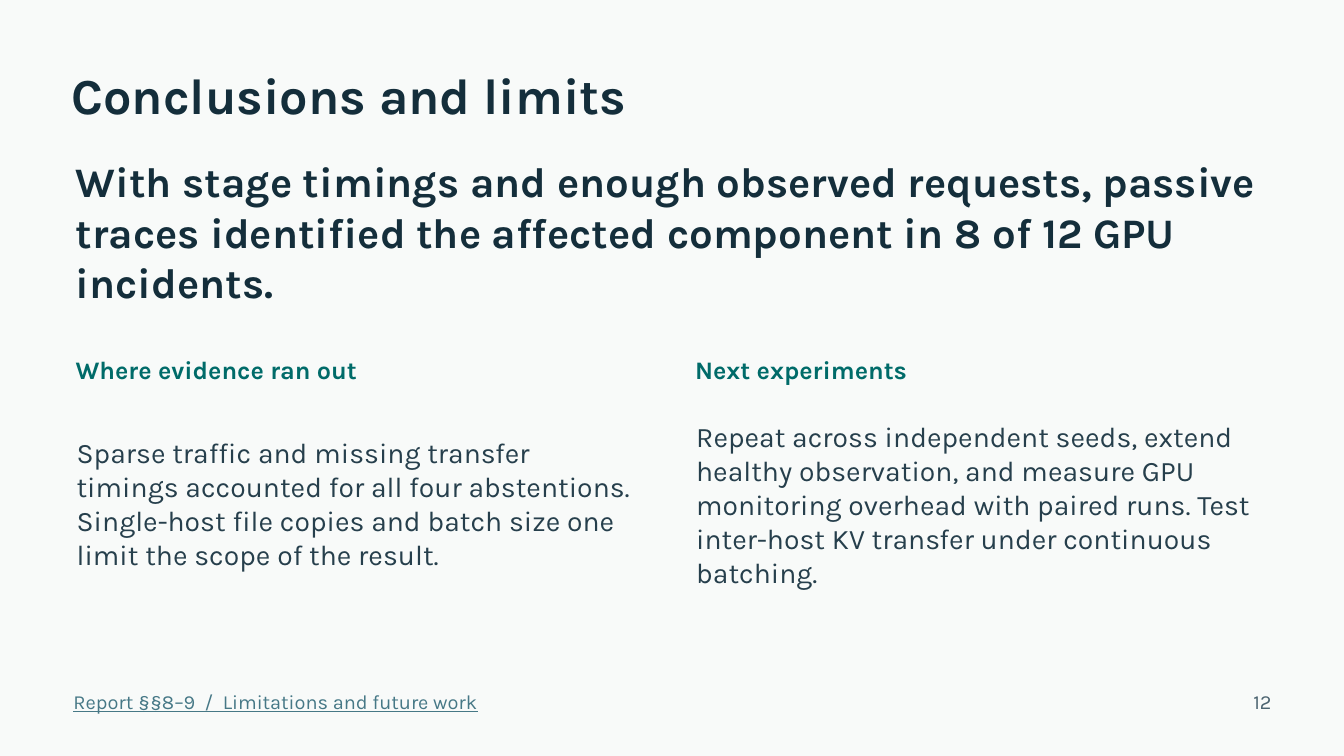
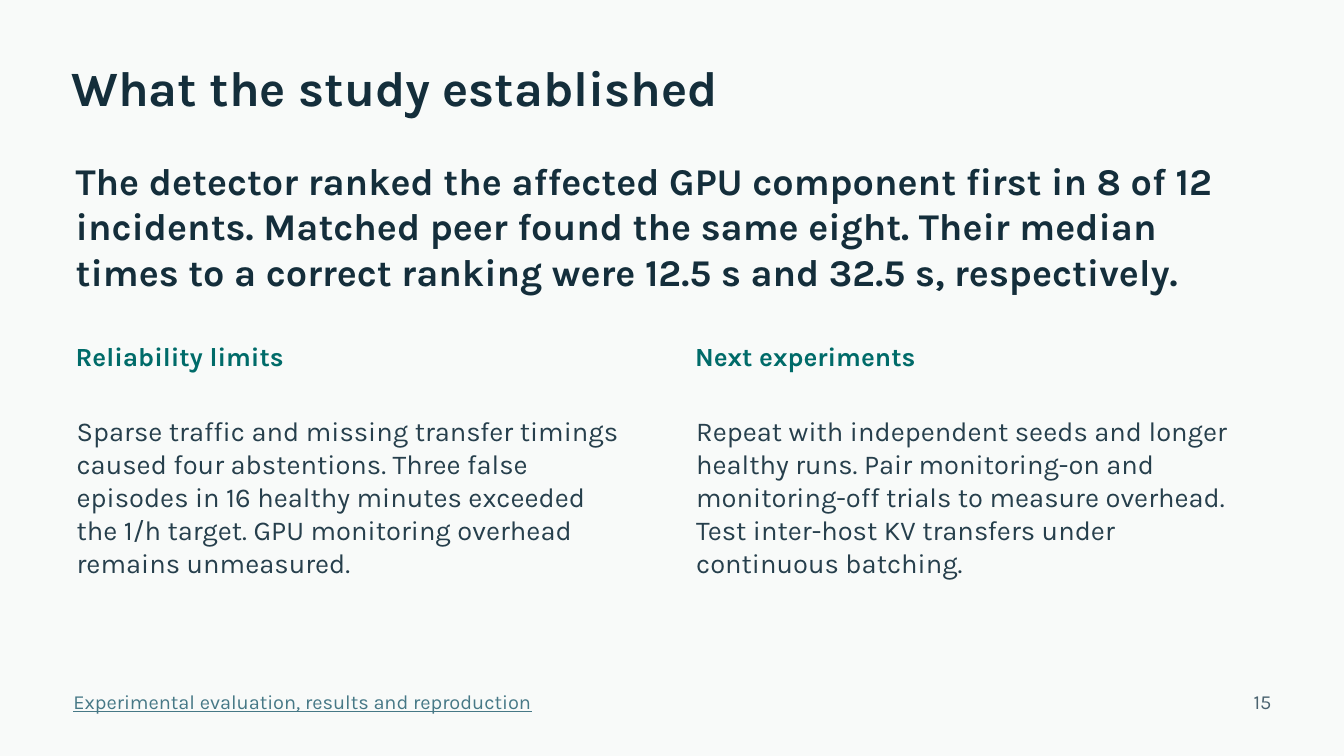
Before and after one commit to sid15022/DAT-CS5903, a slide deck: slide 15 of docs/Final_Project_Presentation.pptx (slide 12 before the commit). Drawn at 1344x756 pixels with LibreOffice and Linux fonts; fonts in the diff are those of the drawing. Boxes give left, top, right and bottom in pixels: in the first picture for what was removed or moved away, otherwise in the second. Text is boxed around its words. In the diff, an @@ line names an element or a change of style, - is before the commit and + after.

```diff
--- a/docs/Final_Project_Presentation.pptx
+++ b/docs/Final_Project_Presentation.pptx
@@ text removed at [71,78,627,115] @@
-Conclusions and limits
@@ text added at [71,71,718,118], 35.2 pt, text #142E3B, bold @@
+What the study established
@@ text at [76,168,1212,295]: text changed; size 30 to 27 pt @@
-With stage timings and enough observed requests, passive traces identified the affected component in 8 of 12 GPU incidents.
+The detector ranked the affected GPU component first in 8 of 12 incidents. Matched peer found the same eight. Their median times to a correct ranking were 12.5 s and 32.5 s, respectively.
@@ text added at [76,347,284,372], 18.8 pt, text #006B69, bold @@
+Reliability limits
@@ text "Next experiments": place and size @@
-text "Next experiments" at [695,361,907,385]
+text "Next experiments" at [695,347,915,372]
@@ text "Next experiments" at [695,347,915,372]: size 18 to 18.8 pt @@
@@ text removed at [76,361,357,380] @@
-Where evidence ran out
@@ text at [77,422,618,574]: text changed; size 20.2 to 19.5 pt @@
-Sparse traffic and missing transfer timings accounted for all four abstentions. Single-host file copies and batch size one limit the scope of the result.
+Sparse traffic and missing transfer timings caused four abstentions. Three false episodes in 16 healthy minutes exceeded the 1/h target. GPU monitoring overhead remains unmeasured.
@@ text at [696,422,1227,580]: text changed; size 20.2 to 19.5 pt @@
-Repeat across independent seeds, extend healthy observation, and measure GPU monitoring overhead with paired runs. Test inter-host KV transfer under continuous batching.
+Repeat with independent seeds and longer healthy runs. Pair monitoring-on and monitoring-off trials to measure overhead. Test inter-host KV transfers under continuous batching.
@@ text at [73,695,531,714]: text changed @@
-Report §§8–9 / Limitations and future work
+Experimental evaluation, results and reproduction
@@ text at [1254,696,1272,709]: text changed @@
-12
+15
```
Also in this commit, not shown: 11 other slides changed, 3 slides added.
